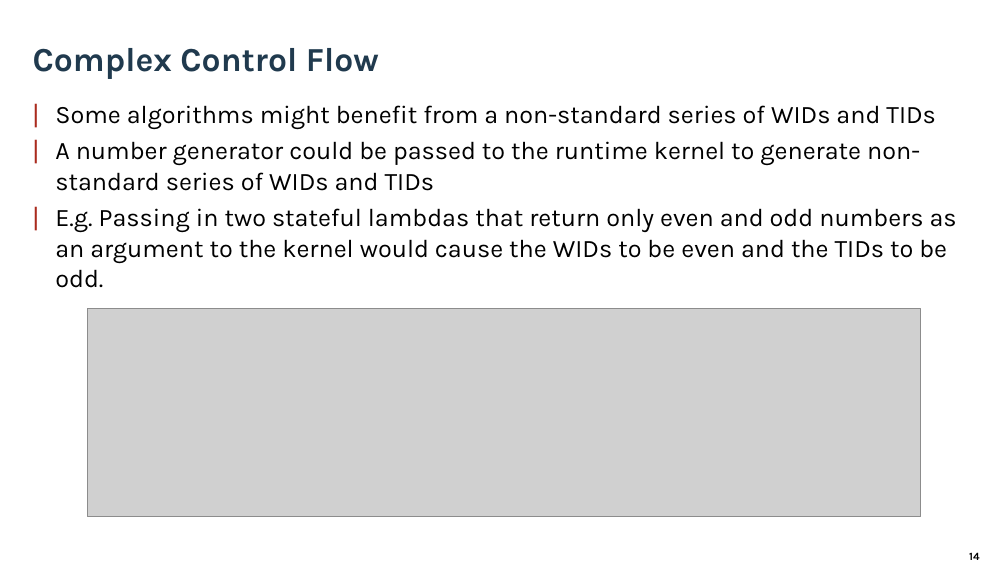
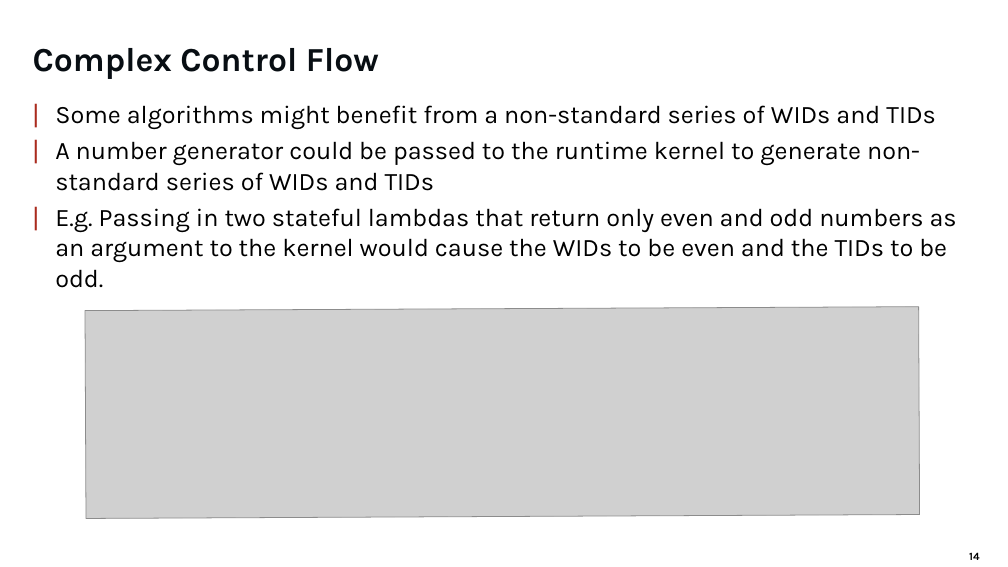
Before and after one commit to vortexgpgpu/vortex, a slide deck: slide 14 of docs/Vortex.pptx. Drawn at 1008x567 pixels with LibreOffice and Linux fonts; fonts in the diff are those of the drawing; grey boxes stand for pictures; background and template pictures are left out. Boxes give left, top, right and bottom in pixels: in the first picture for what was removed or moved away, otherwise in the second. Text is boxed around its words. In the diff, an @@ line names an element or a change of style, - is before the commit and + after.

```diff
--- a/docs/Vortex.pptx
+++ b/docs/Vortex.pptx
@@ text "Complex Control Flow" at (33,48,379,79): text colour #203A4E to #080E13, letter outline #203A4E 0.71 pt to none @@
@@ picture at (85,306,920,519): rotation 0 to 359 degrees @@
```
Also in this commit, not shown: 29 other slides changed, 48 other files.
